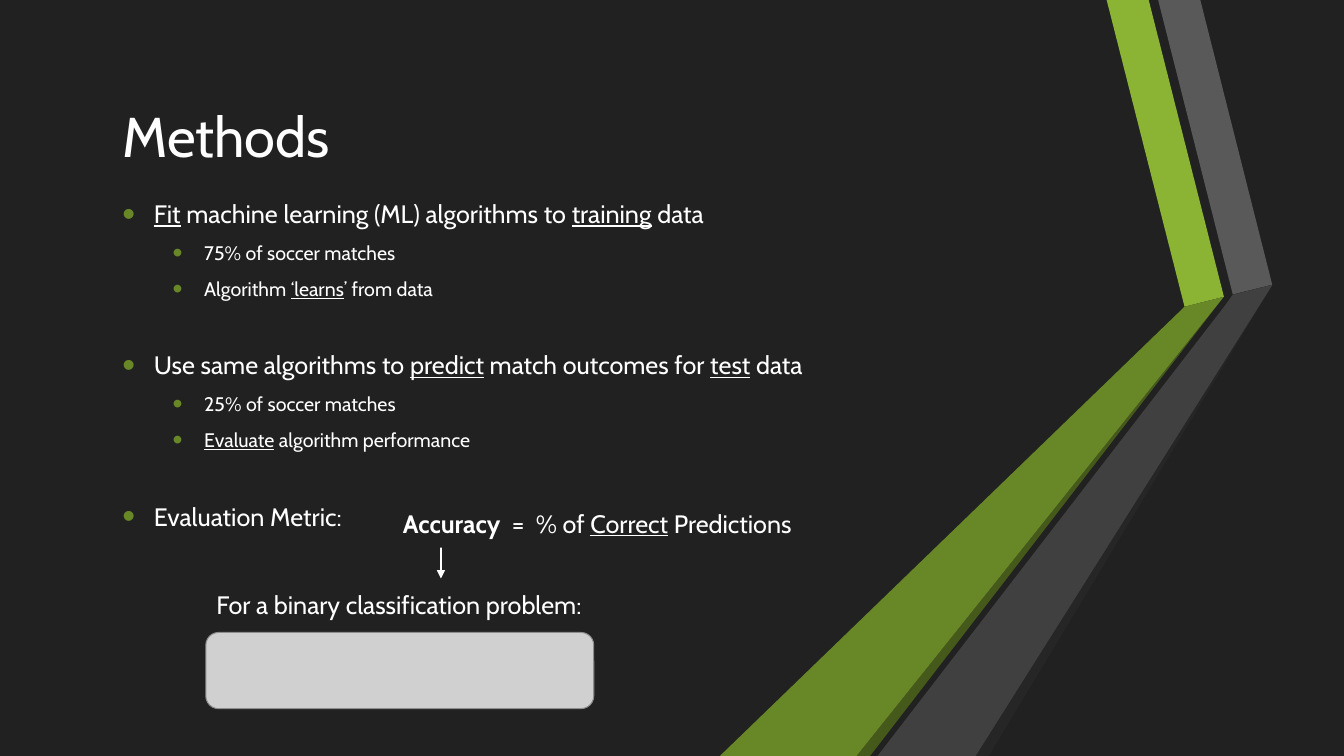
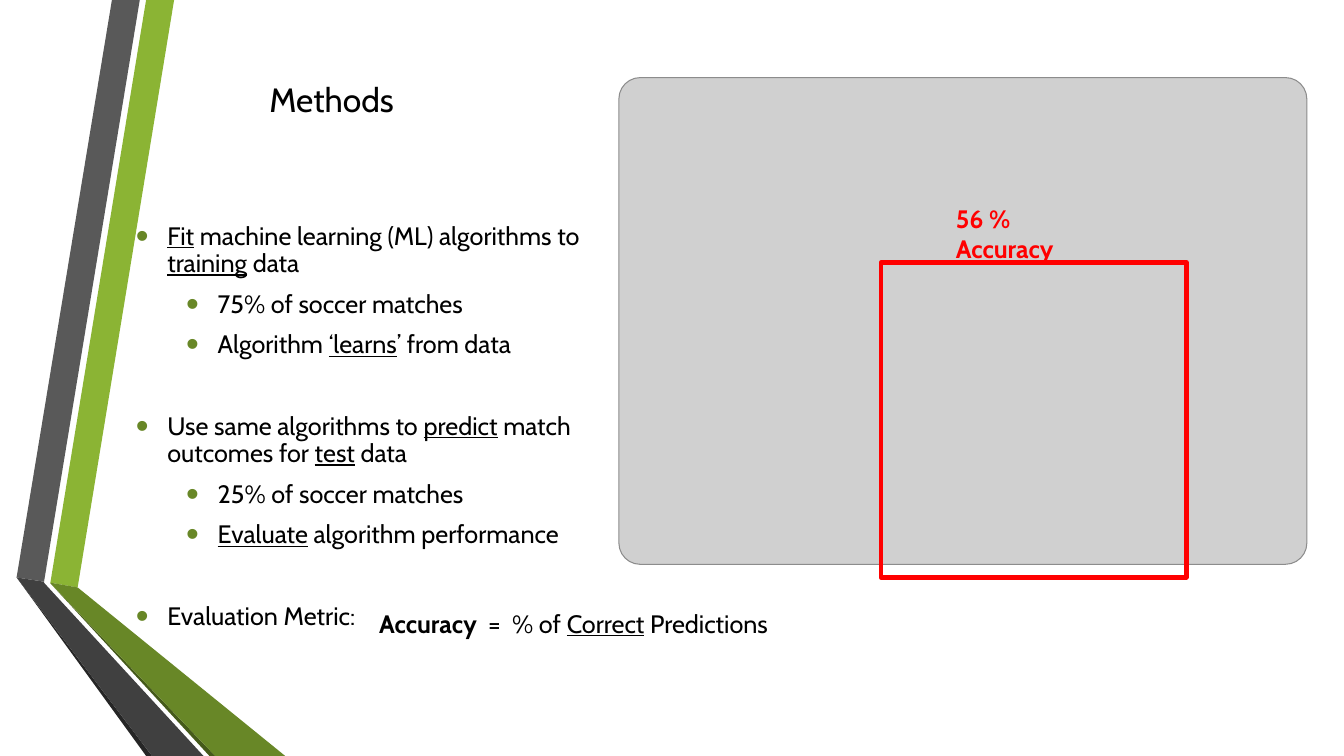
Before and after one commit to douglaspsteen/Predict_EPL_Matches, a slide deck: slide 5 of steen_mod5_pres.pptx. Drawn at 1344x756 pixels with LibreOffice and Linux fonts; fonts in the diff are those of the drawing; grey boxes stand for pictures; background and template pictures are left out. Boxes give left, top, right and bottom in pixels: in the first picture for what was removed or moved away, otherwise in the second. Text is boxed around its words. In the diff, an @@ line names an element or a change of style, - is before the commit and + after.

```diff
--- a/steen_mod5_pres.pptx
+++ b/steen_mod5_pres.pptx
@@ background #212121 to picture (left out) @@
@@ rectangle removed at (x1=0, y1=0, x2=1344, y2=756) @@
@@ freeform shape at (x1=16, y1=0, x2=139, y2=582): fill #FFFFFF to #595959 @@
@@ title "Methods" moved from (x1=122, y1=115, x2=330, y2=158) to (x1=269, y1=86, x2=394, y2=113) @@
@@ title "Methods" at (x1=269, y1=86, x2=394, y2=113): size 40 to 24 pt, text colour #FFFFFF to #000000; alignment left to centre @@
@@ picture added at (x1=619, y1=78, x2=1308, y2=565) @@
@@ text "Fit machine learning (ML) algorithms ..." moved from (x1=154, y1=204, x2=802, y2=527) to (x1=167, y1=226, x2=579, y2=626) @@
@@ text "Fit machine learning (ML) algorithms ..." at (x1=167, y1=226, x2=579, y2=626): text colour #FFFFFF to #000000; size 14 to 18 pt in "75% of soccer matches", "Algorithm ‘learns’ from data", "25% of soccer matches", "Evaluate algorithm performance"; line spacing 1 to 0.9 @@
@@ text added at (x1=956, y1=210, x2=1054, y2=264), 18 pt, text #FF0000, bold @@
+56 % Accuracy
@@ rectangle added at (x1=881, y1=262, x2=1187, y2=577), outline #FF0000 3 pt @@
@@ group removed at (x1=720, y1=0, x2=1273, y2=756): 6 freeform shapes @@
@@ text "Accuracy = % of Correct ..." moved from (x1=403, y1=514, x2=792, y2=539) to (x1=379, y1=614, x2=768, y2=639) @@
@@ text "Accuracy = % of Correct ..." at (x1=379, y1=614, x2=768, y2=639): text colour #FFFFFF to #000000; more space between paragraphs @@
@@ arrow removed from (442, 548) to (442, 579) @@
@@ freeform shape at (x1=16, y1=578, x2=151, y2=756): fill #FFFFFF to #262626 @@
@@ freeform shape at (x1=16, y1=578, x2=203, y2=756): fill #FFFFFF to #404040 @@
@@ text removed at (x1=216, y1=595, x2=582, y2=620) @@
-For a binary classification problem:
@@ picture removed at (x1=206, y1=632, x2=594, y2=709) @@
```
Also in this commit, not shown: 4 other slides changed, 1 slide removed, 2 other files.
